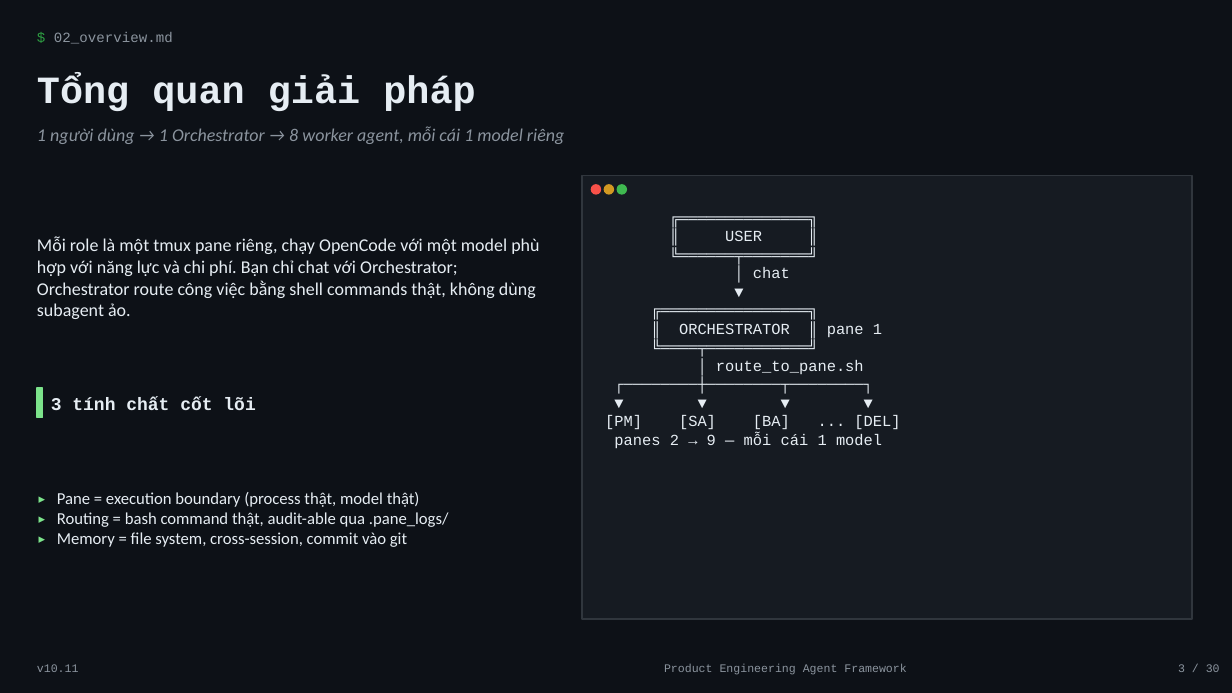
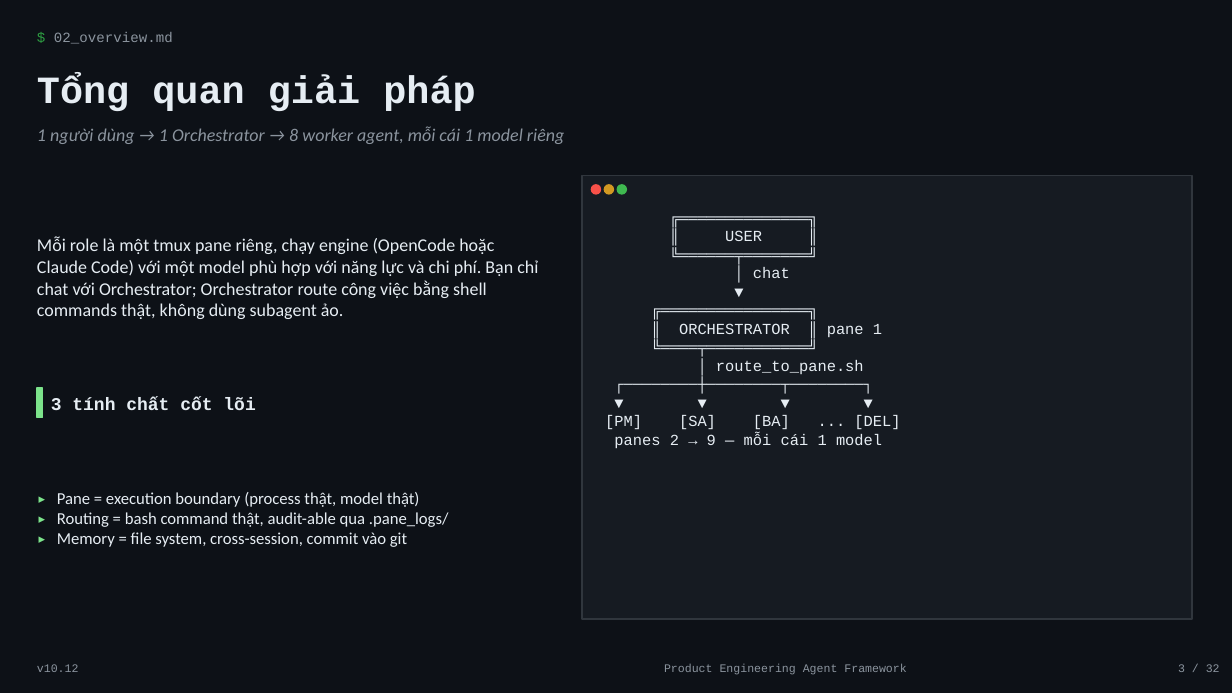
Before and after one commit to minhtuan-labs/learning-vault, a slide deck: slide 3 of frameworks/product-engineering-template/Framework_Introduction.pptx. Drawn at 1232x693 pixels with LibreOffice and Linux fonts; fonts in the diff are those of the drawing. Boxes give left, top, right and bottom in pixels: in the first picture for what was removed or moved away, otherwise in the second. Text is boxed around its words. In the diff, an @@ line names an element or a change of style, - is before the commit and + after.

Commit message:
Update product-engineering-template to v10.12

```diff
--- a/frameworks/product-engineering-template/Framework_Introduction.pptx
+++ b/frameworks/product-engineering-template/Framework_Introduction.pptx
@@ text at [37,237,538,319]: text changed @@
-Mỗi role là một tmux pane riêng, chạy OpenCode với một model phù hợp với năng lực và chi phí. Bạn chỉ chat với Orchestrator; Orchestrator route công việc bằng shell commands thật, không dùng subagent ảo.
+Mỗi role là một tmux pane riêng, chạy engine (OpenCode hoặc Claude Code) với một model phù hợp với năng lực và chi phí. Bạn chỉ chat với Orchestrator; Orchestrator route công việc bằng shell commands thật, không dùng subagent ảo.
@@ text at [37,664,79,672]: text changed @@
-v10.11
+v10.12
@@ text at [1178,664,1220,672]: text changed @@
-3 / 30
+3 / 32
```
Also in this commit, not shown: 29 other slides changed, 2 slides added, 27 other files.
